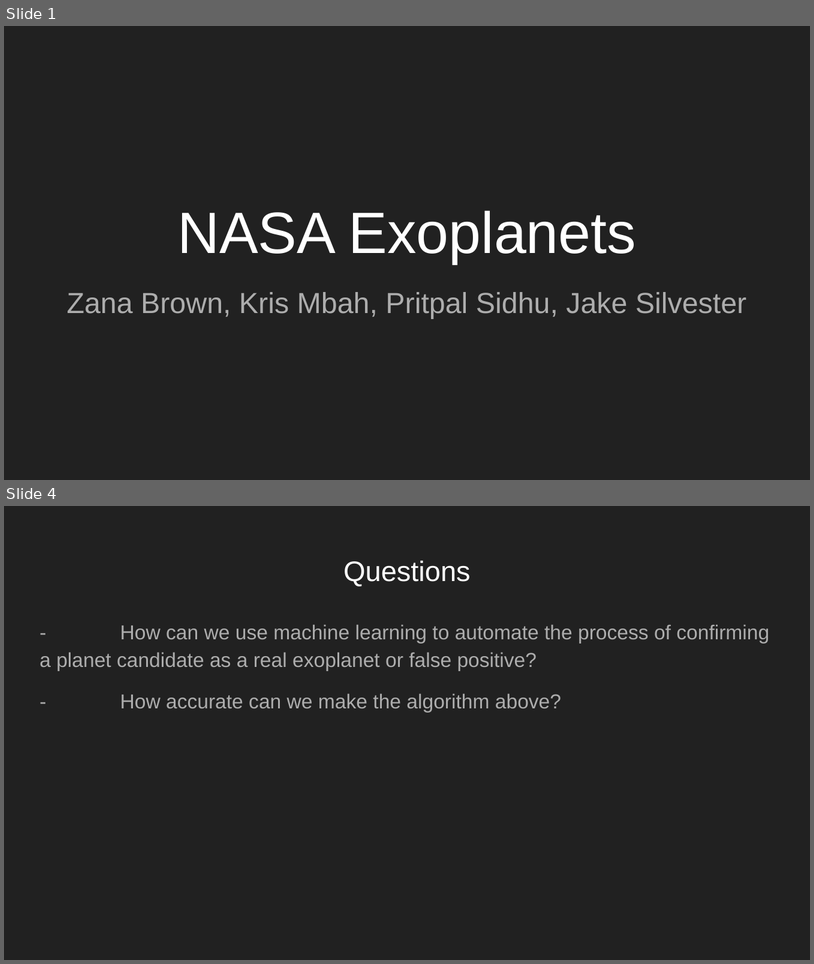
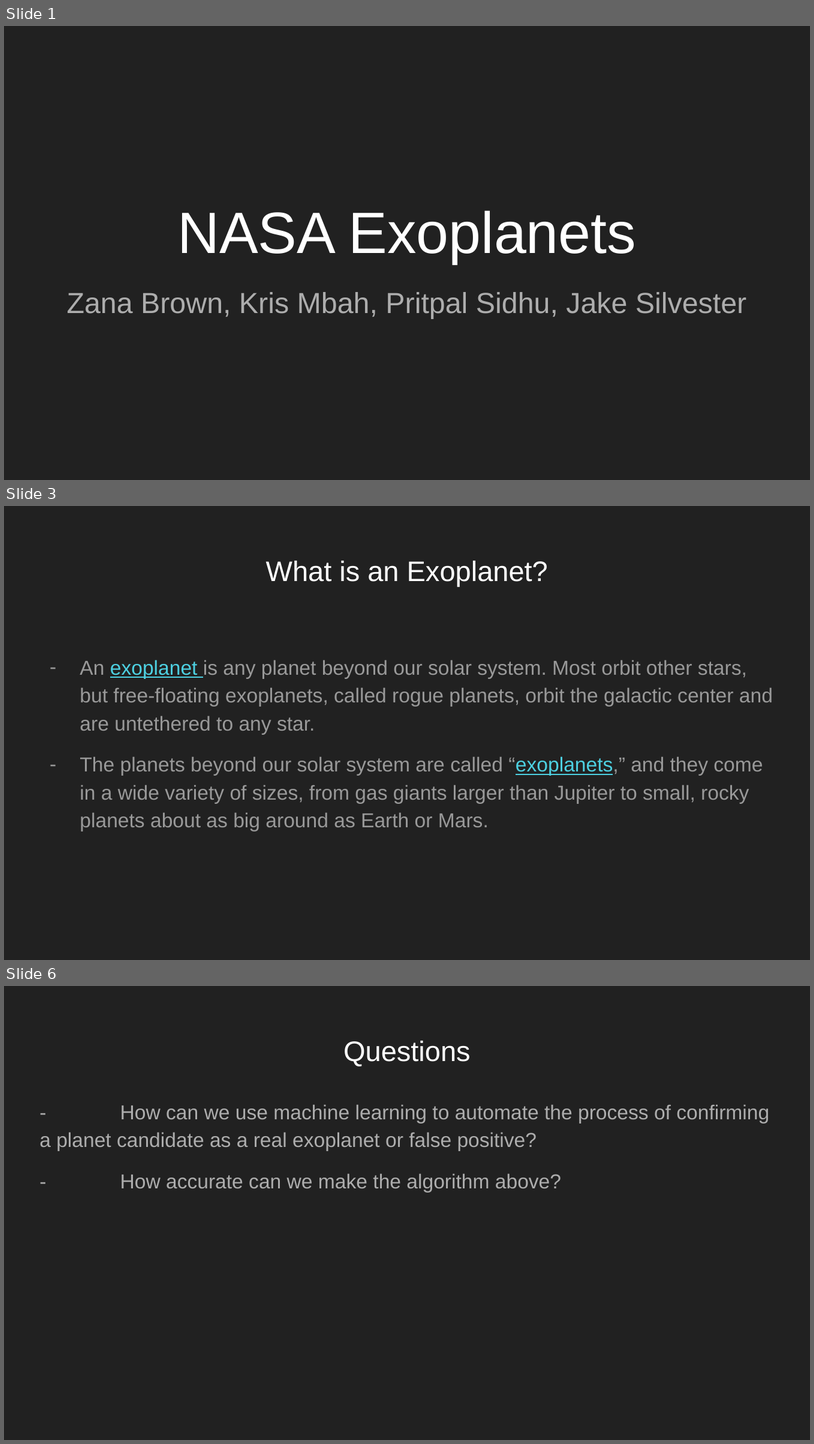
Before and after one commit to psidhu42/Group-3-NASA-Exoplanets, a slide deck: resources/powerpoints/NASAExoplanets (1).pptx. Shown one above the other, each under a label of ours: slides 1 and 4 before the commit, slides 1, 3 and 6 after it; the slides between them are not shown. The pictures are 814x964 and 814x1444 pixels, drawn with LibreOffice and Linux fonts; fonts in the diff are those of the drawing. Boxes give left, top, right and bottom in pixels: in the first picture for what was removed or moved away, otherwise in the second. Text is boxed around its words. In the diff, an @@ line names an element or a change of style, - is before the commit and + after.

```diff
--- a/resources/powerpoints/NASAExoplanets (1).pptx
+++ b/resources/powerpoints/NASAExoplanets (1).pptx
@@ slide 3 added at [4,506,810,960], background #212121 @@
@@ title added at [266,561,548,586], 25.2 pt, text #FFFFFF @@
+What is an Exoplanet?
@@ text added at [80,660,773,831], 18 pt, text #999999 @@
+– An exoplanet is any planet beyond our solar system. Most orbit other stars, but free-floating exoplanets, called rogue planets, orbit the galactic center and are untethered to any star.
+– The planets beyond our solar system are called “exoplanets,” and they come in a wide variety of sizes, from gas giants larger than Jupiter to small, rocky planets about as big around as Earth or Mars.
@@ what was slide 4 is now slide 6 @@
```
Also in this commit, not shown: 3 slides changed, 4 other slides added, 1 slide removed.
